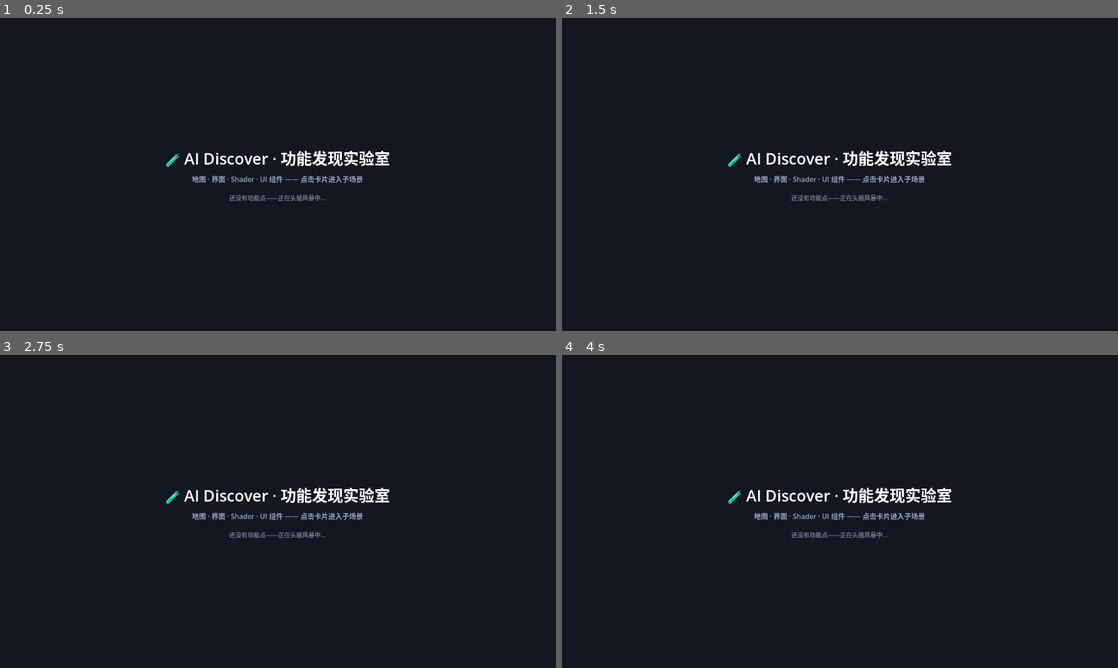
Above: before the commit, frames 1-4 (two rows, left to right).
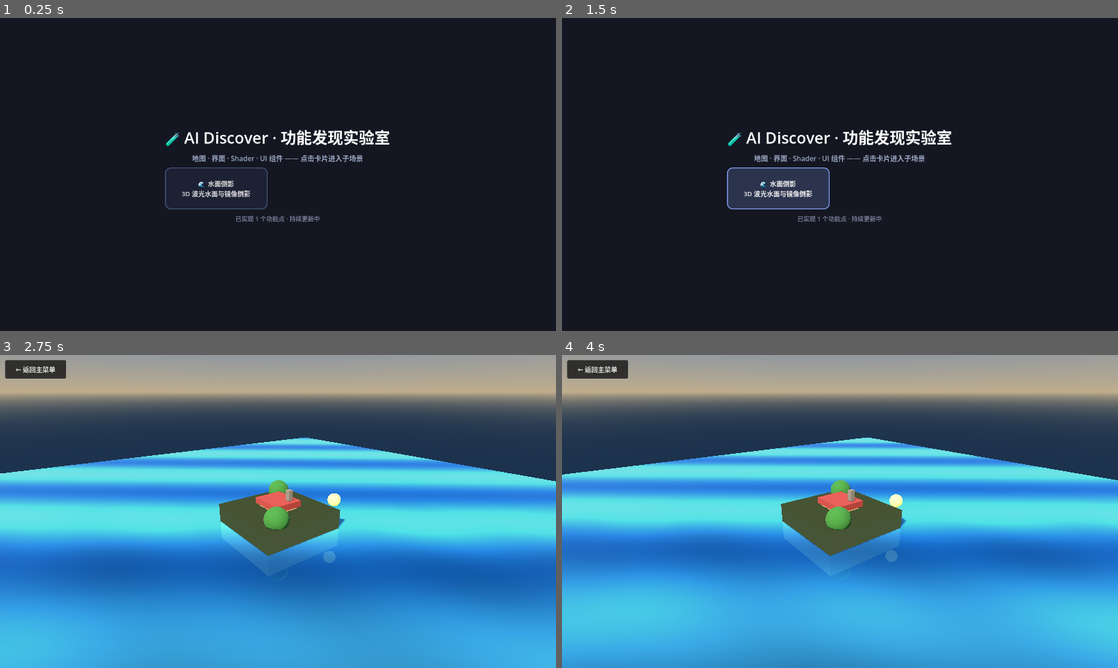
Above: after the commit, the same moments.

Repository: richardkiwilee/pyFramework
Game: Godot game, scene res://scenes/menu.tscn
The game is run twice, just before and just after one commit, with the same random seed, the same clock (stepped at 60 frames per second) and the same inputs.
Inputs (mouse positions are in pixels of both pictures, inside the frame that each line leads up to):
- Up to frame 1 (0.25 s): no input
- Up to frame 2 (1.5 s): click (778, 187) at 0.5 s, where only the run after the commit has a clickable "🌊 水面倒影 3D 波光水面与镜像倒影"; click (595, 33) at 1.25 s, where only the run after the commit has a clickable "← 返回主菜单"
- Up to frame 3 (2.75 s): click (216, 524) at 2 s, where only the run after the commit has a clickable "🌊 水面倒影 3D 波光水面与镜像倒影"
- Up to frame 4 (4 s): click (595, 370) at 2.75 s, where only the run after the commit has a clickable "← 返回主菜单"; click (778, 524) at 3.5 s, where only the run after the commit has a clickable "🌊 水面倒影 3D 波光水面与镜像倒影"

The runs differ from the first frame. In frame 1, 3.0% of the frame differs, in the area x 29-70%, y 35-66%; in frame 2, 4.7%; in frame 3, 100%, in the area x 0-100%, y 0-100%; in frame 4, 100%.

Commit message:
ai-discover: 功能1 水面倒影——波浪shader水面 + 镜像复制倒影
Co-Authored-By: Claude <noreply@anthropic.com>

Diff:
--- /dev/null
+++ b/ai-discover/features/water_reflection/water.gdshader
@@ -0,0 +1,40 @@
+shader_type spatial;
+render_mode blend_mix, depth_draw_always, cull_disabled, specular_schlick_ggx;
+// =============================================================================
+// 水面 shader —— 波浪顶点位移 + 菲涅尔 + 波光高光
+// 半透明（blend_mix）让水面下的镜像世界透出来，形成"倒影"。
+// =============================================================================
+
+uniform vec3 deep_color : source_color = vec3(0.03, 0.20, 0.40);
+uniform vec3 shallow_color : source_color = vec3(0.18, 0.52, 0.70);
+
+varying vec3 world_pos;
+
+// 两层正弦波浪叠加（沿世界坐标，保证与岸形无关）
+void vertex() {
+	world_pos = (MODEL_MATRIX * vec4(VERTEX, 1.0)).xyz;
+	float w1 = sin(world_pos.x * 0.6 + TIME * 1.4) * 0.60;
+	float w2 = cos(world_pos.z * 0.75 + TIME * 1.8) * 0.45;
+	VERTEX.y += (w1 + w2) * 0.12;
+}
+
+void fragment() {
+	// 波浪法线（对位移求导），让高光随波浪流动
+	float k1 = 0.6, s1 = 1.4, k2 = 0.75, s2 = 1.8;
+	float dx = cos(world_pos.x * k1 + TIME * s1) * k1 * 0.60;
+	float dz = -sin(world_pos.z * k2 + TIME * s2) * k2 * 0.45;
+	vec3 n = normalize(vec3(-dx * 0.12, 1.0, -dz * 0.12));
+
+	vec3 v = normalize(VIEW);
+	float fres = pow(1.0 - max(dot(n, v), 0.0), 1.6);   // 掠射角更反光
+	float spec = pow(max(dot(n, v), 0.0), 40.0) * 0.8;  // 太阳波光
+
+	// 深浅水色随位置缓慢变化，模拟水底起伏
+	float shade = 0.5 + 0.5 * sin(world_pos.x * 0.35 + world_pos.z * 0.28 + TIME * 0.7);
+	vec3 col = mix(deep_color, shallow_color, shade);
+
+	ALBEDO = col * (0.55 + fres * 1.0) + vec3(1.0) * spec;
+	ROUGHNESS = 0.18;
+	METALLIC = 0.0;
+	ALPHA = 0.86;
+}
--- /dev/null
+++ b/ai-discover/features/water_reflection/water_reflection.gd
@@ -0,0 +1,151 @@
+extends Node3D
+## =============================================================================
+## 水面倒影 —— 3D 波光水面 + 经典"镜像复制"倒影
+## =============================================================================
+## 实现思路（无需屏幕空间反射，经典的廉价倒影技巧）：
+##   1. 把所有场景物体放进 World 容器；
+##   2. Mirror 容器 = 同一份场景构建逻辑的副本，scale.y = -1，
+##      世界坐标 y 上下翻转后恰好就是"水面的镜面反射"；
+##   3. 半透明水面（water.gdshader：波浪顶点位移 + 菲涅尔 + 波光高光）
+##      盖在水面 y=0 处，下面的镜像世界透出来 → 倒影。
+##
+## 交互：左键拖拽旋转视角，滚轮拉近拉远。
+## =============================================================================
+
+const WaterShader = preload("res://features/water_reflection/water.gdshader")
+
+var _yaw := 0.65          # 相机水平角
+var _pitch := 0.40        # 相机俯角（0.15~0.9 可调）
+var _dist := 23.0         # 相机距离
+
+@onready var camera: Camera3D = $Camera3D
+
+
+func _ready() -> void:
+	_build_world($World)
+	_build_world($Mirror)       # 同一套构建逻辑 → 天然镜像
+	$Mirror.scale.y = -1.0      # 关键：y 翻转 = 水面反射
+	_build_water()
+	_update_camera()
+
+
+# ------------------------------------------------------------------ 场景搭建
+## 小岛 + 小屋 + 树 + 漂浮光球 + 石头（镜像两个容器各建一份）
+func _build_world(holder: Node3D) -> void:
+	# 小岛（浮在水面上的平台）
+	_make_box(holder, Vector3(7.0, 1.6, 7.0), Vector3(0, -0.8, 0), Color(0.52, 0.58, 0.34))
+	# 小屋：墙 + 红屋顶
+	_make_box(holder, Vector3(2.4, 1.8, 2.0), Vector3(0, 0.9, 0), Color(0.78, 0.62, 0.42))
+	_make_box(holder, Vector3(2.8, 0.5, 2.4), Vector3(0, 2.05, 0), Color(0.62, 0.24, 0.20))
+	# 烟囱
+	_make_box(holder, Vector3(0.4, 1.1, 0.4), Vector3(0.8, 2.6, -0.5), Color(0.5, 0.45, 0.4))
+	# 两棵树
+	_make_tree(holder, Vector3(-2.4, 0, -1.9))
+	_make_tree(holder, Vector3(2.6, 0, 2.1))
+	# 漂浮光球（带呼吸浮动动画）
+	_make_orb(holder, Vector3(3.3, 2.4, -2.9))
+	# 几块石头
+	_make_box(holder, Vector3(0.9, 0.7, 0.8), Vector3(-1.3, 0.35, 2.1), Color(0.48, 0.48, 0.52))
+	_make_box(holder, Vector3(0.7, 0.5, 0.7), Vector3(1.5, 0.25, -2.4), Color(0.44, 0.45, 0.5))
+
+
+func _make_box(holder: Node3D, size: Vector3, pos: Vector3, color: Color) -> void:
+	var m := MeshInstance3D.new()
+	var mesh := BoxMesh.new()
+	mesh.size = size
+	m.mesh = mesh
+	var mat := StandardMaterial3D.new()
+	mat.albedo_color = color
+	mat.roughness = 0.85
+	mat.cull_mode = BaseMaterial3D.CULL_DISABLED  # 镜像面也可见
+	m.material_override = mat
+	holder.add_child(m)
+	m.position = pos
+
+
+func _make_tree(holder: Node3D, pos: Vector3) -> void:
+	# 树干
+	var t := MeshInstance3D.new()
+	var trunk := CylinderMesh.new()
+	trunk.height = 1.4
+	trunk.top_radius = 0.12
+	trunk.bottom_radius = 0.22
+	t.mesh = trunk
+	var tm := StandardMaterial3D.new()
+	tm.albedo_color = Color(0.42, 0.30, 0.20)
+	tm.cull_mode = BaseMaterial3D.CULL_DISABLED
+	t.material_override = tm
+	holder.add_child(t)
+	t.position = pos + Vector3(0, 0.7, 0)
+	# 树冠
+	var c := MeshInstance3D.new()
+	var crown := SphereMesh.new()
+	crown.radius = 0.9
+	crown.height = 1.8
+	c.mesh = crown
+	var cm := StandardMaterial3D.new()
+	cm.albedo_color = Color(0.24, 0.48, 0.20)
+	cm.cull_mode = BaseMaterial3D.CULL_DISABLED
+	c.material_override = cm
+	holder.add_child(c)
+	c.position = pos + Vector3(0, 2.0, 0)
+
+
+func _make_orb(holder: Node3D, pos: Vector3) -> void:
+	var s := MeshInstance3D.new()
+	var sm := SphereMesh.new()
+	sm.radius = 0.5
+	sm.height = 1.0
+	s.mesh = sm
+	var m := StandardMaterial3D.new()
+	m.albedo_color = Color(1.0, 0.9, 0.45)
+	m.emission_enabled = true
+	m.emission = Color(1.0, 0.75, 0.15)
+	m.emission_energy_multiplier = 2.2
+	m.cull_mode = BaseMaterial3D.CULL_DISABLED
+	s.material_override = m
+	holder.add_child(s)
+	s.position = pos
+	# 上下呼吸浮动
+	var tw := s.create_tween().set_loops()
+	tw.tween_property(s, "position:y", pos.y + 0.6, 2.0).set_trans(Tween.TRANS_SINE).set_ease(Tween.EASE_IN_OUT)
+	tw.tween_property(s, "position:y", pos.y, 2.0).set_trans(Tween.TRANS_SINE).set_ease(Tween.EASE_IN_OUT)
+
+
+func _build_water() -> void:
+	var water := MeshInstance3D.new()
+	water.name = "Water"
+	var plane := PlaneMesh.new()
+	plane.size = Vector2(70, 70)
+	water.mesh = plane
+	var mat := ShaderMaterial.new()
+	mat.shader = WaterShader
+	water.material_override = mat
+	add_child(water)
+
+
+# ------------------------------------------------------------------ 相机
+func _unhandled_input(event: InputEvent) -> void:
+	if event is InputEventMouseButton and event.pressed:
+		if event.button_index == MOUSE_BUTTON_WHEEL_UP:
+			_dist = maxf(10.0, _dist - 1.3)
+			_update_camera()
+			get_viewport().set_input_as_handled()
+		elif event.button_index == MOUSE_BUTTON_WHEEL_DOWN:
+			_dist = minf(42.0, _dist + 1.3)
+			_update_camera()
+			get_viewport().set_input_as_handled()
+	elif event is InputEventMouseMotion and event.button_mask & MOUSE_BUTTON_MASK_LEFT:
+		_yaw -= event.relative.x * 0.008
+		_pitch = clampf(_pitch + event.relative.y * 0.005, 0.12, 0.95)
+		_update_camera()
+
+
+func _update_camera() -> void:
+	var target := Vector3(0, 1.2, 0)
+	camera.position = target + Vector3(
+		cos(_yaw) * cos(_pitch),
+		sin(_pitch),
+		sin(_yaw) * cos(_pitch)
+	) * _dist
+	camera.look_at(target)
--- /dev/null
+++ b/ai-discover/features/water_reflection/water_reflection.tscn
@@ -0,0 +1,39 @@
+[gd_scene load_steps=6 format=3]
+
+[ext_resource type="Script" path="res://features/water_reflection/water_reflection.gd" id="1_main"]
+[ext_resource type="PackedScene" path="res://scenes/back_button.tscn" id="2_back"]
+
+[sub_resource type="ProceduralSkyMaterial" id="sky_mat"]
+sky_top_color = Color(0.25, 0.45, 0.75, 1)
+sky_horizon_color = Color(0.75, 0.68, 0.55, 1)
+ground_bottom_color = Color(0.12, 0.2, 0.3, 1)
+ground_horizon_color = Color(0.75, 0.68, 0.55, 1)
+
+[sub_resource type="Sky" id="Sky_1"]
+sky_material = SubResource("sky_mat")
+
+[sub_resource type="Environment" id="Environment_1"]
+background_mode = 2
+sky = SubResource("Sky_1")
+ambient_light_source = 2
+ambient_light_color = Color(0.55, 0.58, 0.62, 1)
+
+[node name="WaterReflection" type="Node3D"]
+script = ExtResource("1_main")
+
+[node name="WorldEnvironment" type="WorldEnvironment" parent="."]
+environment = SubResource("Environment_1")
+
+[node name="DirectionalLight3D" type="DirectionalLight3D" parent="."]
+rotation = Vector3(-0.85, 0.4, 0)
+light_color = Color(1, 0.96, 0.88, 1)
+shadow_enabled = true
+
+[node name="Camera3D" type="Camera3D" parent="."]
+fov = 58.0
+
+[node name="World" type="Node3D" parent="."]
+
+[node name="Mirror" type="Node3D" parent="."]
+
+[node name="BackButton" parent="." instance=ExtResource("2_back")]
--- a/ai-discover/scripts/menu.gd
+++ b/ai-discover/scripts/menu.gd
@@ -10,6 +10,7 @@
 const FEATURES: Array = [
 	# 每完成一个功能点，在此追加：
 	# {"icon": 表情, "name": 名称, "desc": 一句话描述, "scene": 场景路径}
+	{"icon": "🌊", "name": "水面倒影", "desc": "3D 波光水面与镜像倒影", "scene": "res://features/water_reflection/water_reflection.tscn"},
 ]
 
 @onready var grid: GridContainer = $CenterBox/VBox/Grid
